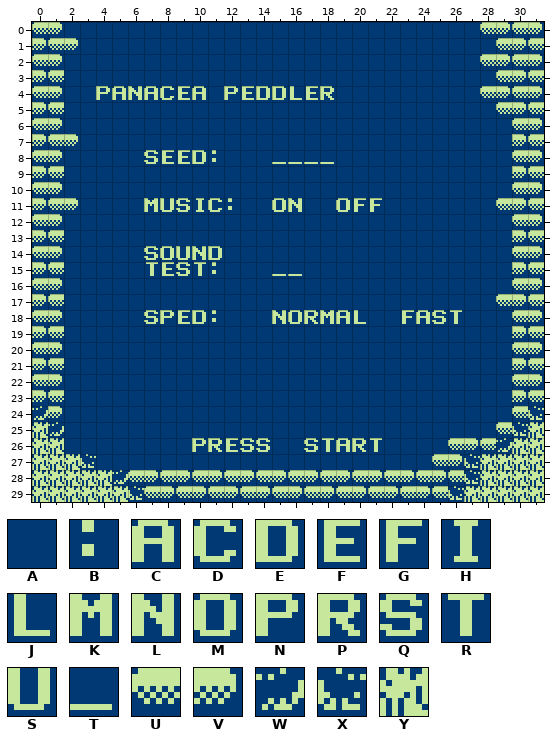
Tiled map: assets/maps/gamescene.tmx. Above is the file before it was changed.
Cells are 8x8 px. Shown: x 0..31, y 0..29.
Key: from "chr001": A 0, B 58, C 65, D 67, E 68, F 69, G 70, H 73, J 76, K 77, L 78, M 79, N 80, P 82, Q 83, R 84, S 85, T 95, U 96, V 97, W 98, X 99, Y 114.
_ is an empty cell.
Layers that did not change in this view are not listed.
Layer "settings" before, first column x 0:
 0 UVAAAAAAAAAAAAAAAAAAAAAAAAAAUVUV
 1 VUVAAAAAAAAAAAAAAAAAAAAAAAAAAUVU
 2 UVAAAAAAAAAAAAAAAAAAAAAAAAAAUVUV
 3 VUAAAAAAAAAAAAAAAAAAAAAAAAAAAUVU
 4 UVAANCLCDFCANFEEJFPAAAAAAAAAUVUV
 5 VUAAAAAAAAAAAAAAAAAAAAAAAAAAAUVU
 6 UVAAAAAAAAAAAAAAAAAAAAAAAAAAAAUV
 7 VUVAAAAAAAAAAAAAAAAAAAAAAAAAAAVU
 8 UVAAAAAQFFEBAAATTTTAAAAAAAAAAAUV
 9 VUAAAAAAAAAAAAAAAAAAAAAAAAAAAAVU
10 UVAAAAAAAAAAAAAAAAAAAAAAAAAAAAUV
11 VUVAAAAKSQHDBAAMLAAMGGAAAAAAAUVU
12 UVAAAAAAAAAAAAAAAAAAAAAAAAAAAAUV
13 VUAAAAAAAAAAAAAAAAAAAAAAAAAAAAVU
14 UVAAAAAQMSLEAAAAAAAAAAAAAAAAAAUV
15 VUAAAAARFQRBAAATTAAAAAAAAAAAAAVU
16 UVAAAAAAAAAAAAAAAAAAAAAAAAAAAAUV
17 VUAAAAAAAAAAAAAAAAAAAAAAAAAAAUVU
18 UVAAAAAQNFEBAAALMPKCJAAGCQRAAAUV
19 VUAAAAAAAAAAAAAAAAAAAAAAAAAAAAVU
20 UVAAAAAAAAAAAAAAAAAAAAAAAAAAAAUV
21 VUAAAAAAAAAAAAAAAAAAAAAAAAAAAAVU
22 UVAAAAAAAAAAAAAAAAAAAAAAAAAAAAUV
23 VUAAAAAAAAAAAAAAAAAAAAAAAAAAAAVU
24 WVAAAAAAAAAAAAAAAAAAAAAAAAAAAAUX
25 YWAAAAAAAAAAAAAAAAAAAAAAAAAAAUXY
26 YYAAAAAAAANPFQQAAQRCPRAAAAUVUWYY
27 YYYXAAAAAAAAAAAAAAAAAAAAAUVXYYYY
28 YYYYYWUVUVUVUVUVUVUVUVUVUVUXYYYY
29 YYYYYYXUVUVUVUVUVUVUVUVUVUXYYYYY
Once edited:
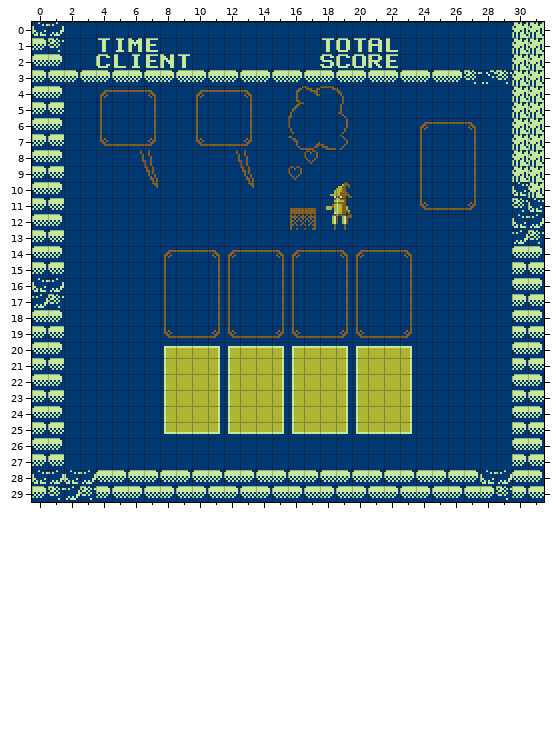
What changed:
Changed rows in their new state; . is an unchanged cell.
Layer "bettergame":
first column x 4:
 1 RHK...........RMRCJ.......
 2 DJHFLR........QDMPF.....AA
Layer "settings" (now hidden):
first column x 0:
 0 __..........................____
 1 .__.____.........._____......___
 2 ....______........_____.....____
 3 ..______________________________
 4 ....________________........____
 5 ...._.._.._.._.._.._.........___
 6 ...._.._.._.._.._.._....____..__
 7 .._.____..____..____...._.._..__
 8 ......________.____....._.._..__
 9 ......._....._.._......._.._..__
10 ......._....._....__...._.._..__
11 .._....______.._______..____.___
12 ................____..........__
13 ..............................__
14 ......._________________........
15 .......______..__..__.._........
16 __......_..__..__..__.._........
17 __......_..__..__..__.._....._..
18 .......______..______..____.....
19 ........________________........
20 ........________________........
21 ........________________........
22 ........________________........
23 ........________________........
24 _.......________________......._
25 __......________________.....___
26 __........_____.._____....______
27 ____....................._______
28 ______....................._____
29 _______...................______
Where, in picture pixels (left, top, right, bottom), the same in both pictures:
changed: (32, 22, 544, 244)
removed: (144, 246, 544, 502)
removed: (32, 278, 64, 308)
removed: (32, 406, 144, 502)
